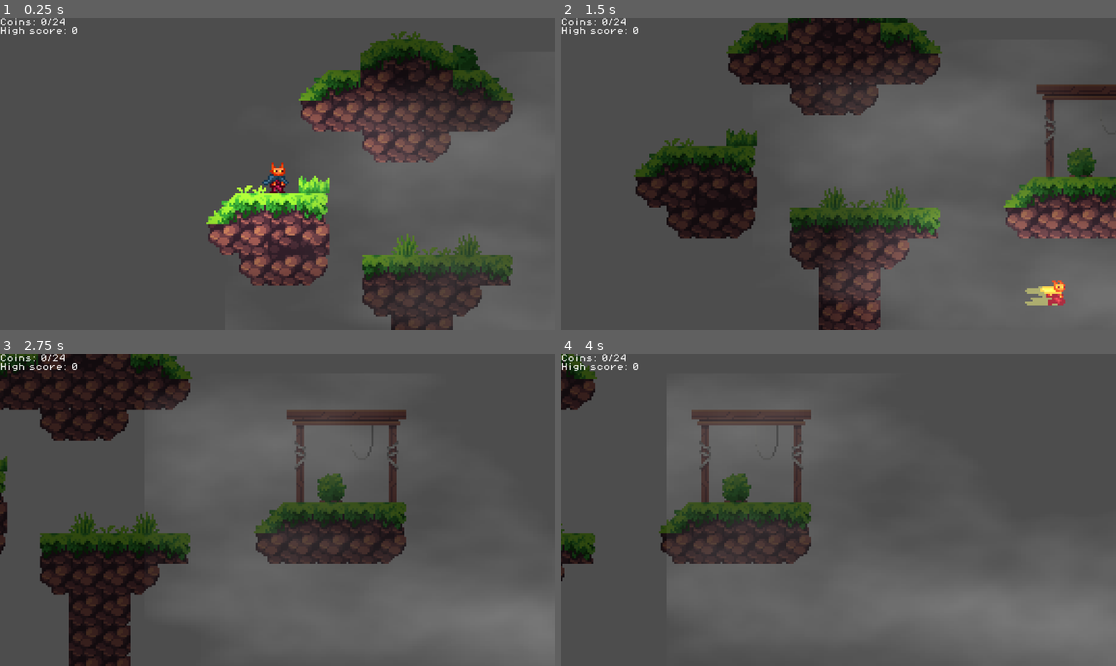
Above: before the commit, frames 1-4 (two rows, left to right).
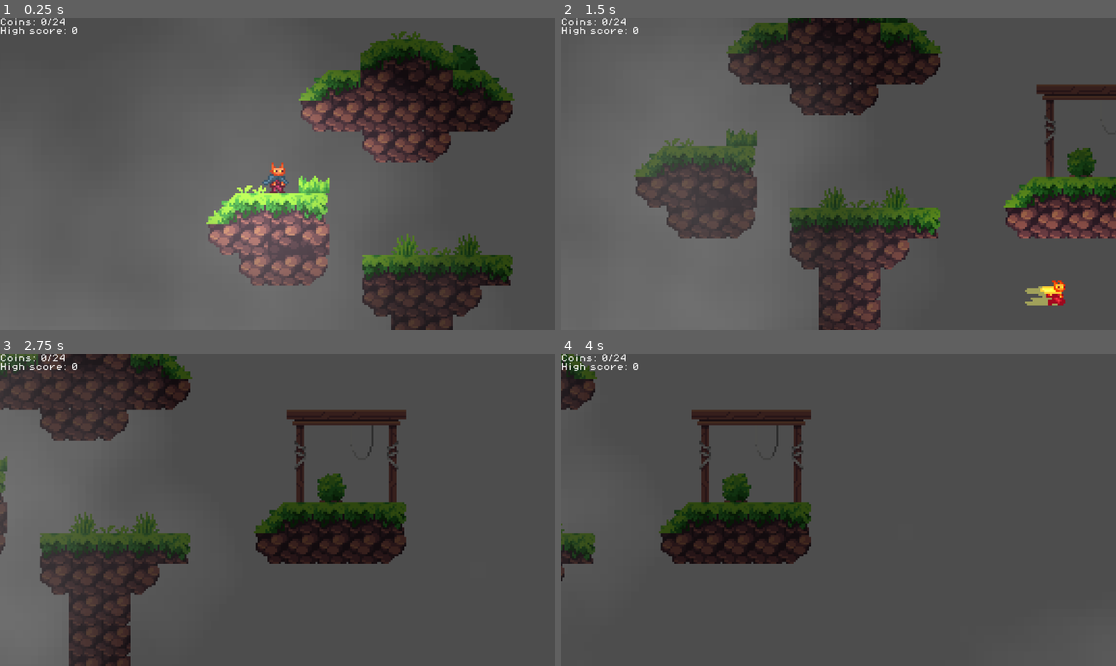
Above: after the commit, the same moments.

Repository: Onsgi/game-jam-2026
Game: Godot game, scene res://scenes/main.tscn
Same seed, same stepped clock (60 frames per second), same inputs: the game is played once before the commit and once after it.
Inputs:
- Up to frame 1 (0.25 s): no input
- Up to frame 2 (1.5 s): hold D (move_right) from 0.53 s (still down); tap Z (dash) at 0.6, 1.35 s; tap Space (jump) at 0.77 s
- Up to frame 3 (2.75 s): tap Space (jump) at 1.52 s; release D (move_right) at 2.03 s; hold A (move_left) from 2.03 s (still down); tap Z (dash) at 2.1 s
- Up to frame 4 (4 s): release A (move_left) at 2.78 s; hold D (move_right) from 2.78 s (still down); tap Z (dash) at 2.85, 3.6 s; tap Space (jump) at 3.02, 3.77 s

The runs differ from the first frame. In frame 1, 22% of the frame differs, in the area x 0-97%, y 27-100%; in frame 2, 28%, in the area x 0-100%, y 8-100%; in frame 3, 24%; in frame 4, 14%.

Commit message:
Update main.tscn

Diff:
--- a/scenes/main.tscn
+++ b/scenes/main.tscn
@@ -53,10 +53,10 @@
 
 [node name="ColorRect" type="ColorRect" parent="ParallaxBackground/ParallaxLayer"]
 material = SubResource("ShaderMaterial_muem4")
-offset_left = -94.0
-offset_top = -215.0
-offset_right = 3106.0
-offset_bottom = 785.0
+offset_left = -2440.0
+offset_top = -1370.0
+offset_right = 2770.0
+offset_bottom = 1825.0
 
 [node name="CanvasModulate" type="CanvasModulate" parent="."]
 color = Color(0.34, 0.34, 0.34, 1)
